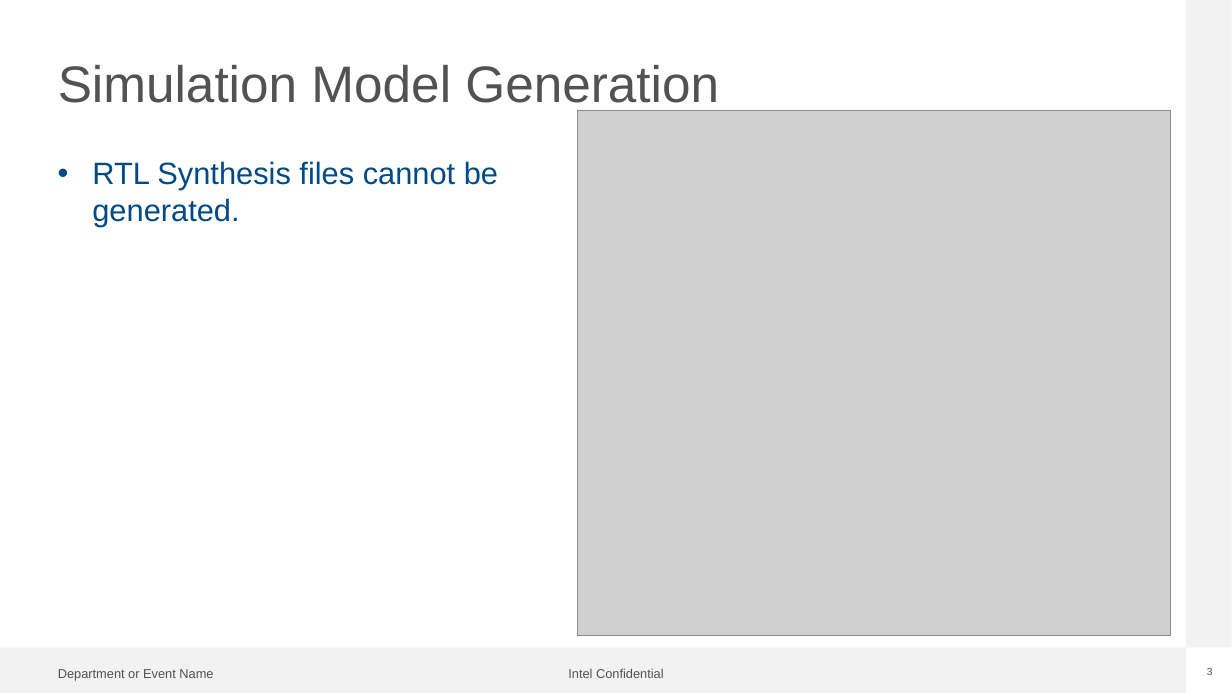
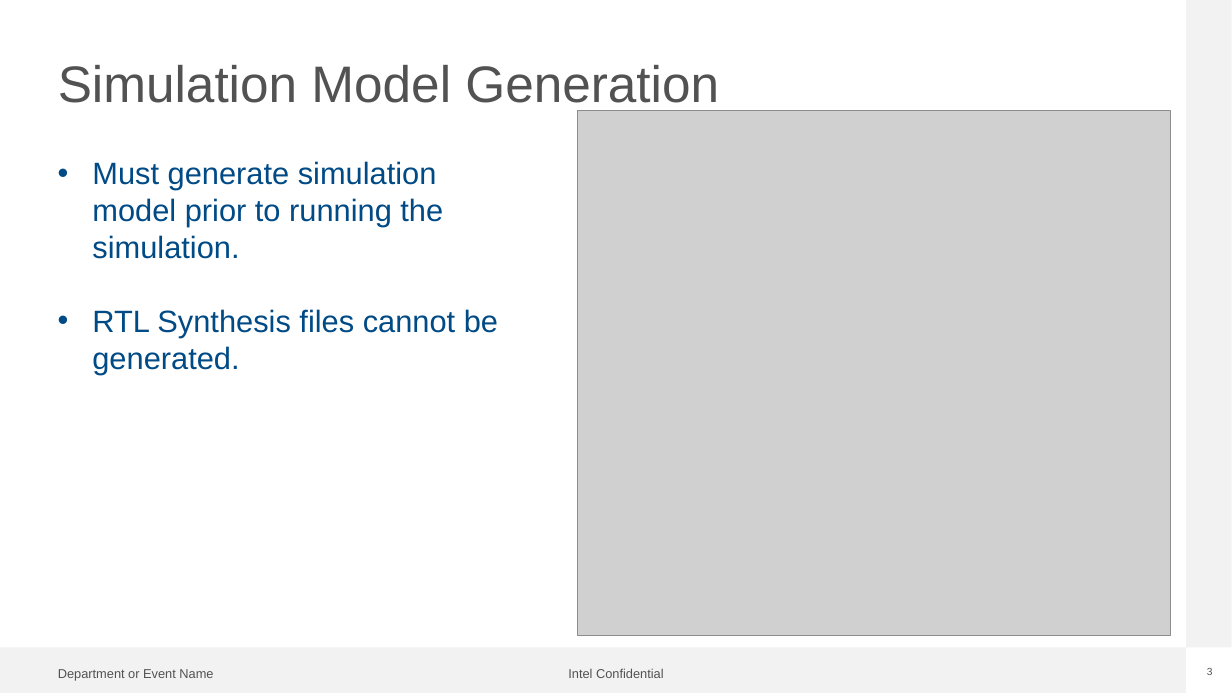
Before and after one commit to kevweldon/HBM2e_AXI_BFM_Simulation, a slide deck: slide 3 of HBM2e Simulation Using an AXI BFM.pptx. Drawn at 1232x693 pixels with LibreOffice and Linux fonts; fonts in the diff are those of the drawing; grey boxes stand for pictures; background and template pictures are left out. Boxes give left, top, right and bottom in pixels: in the first picture for what was removed or moved away, otherwise in the second. Text is boxed around its words. In the diff, an @@ line names an element or a change of style, - is before the commit and + after.

```diff
--- a/HBM2e Simulation Using an AXI BFM.pptx
+++ b/HBM2e Simulation Using an AXI BFM.pptx
@@ text at [92,161,443,259]: paragraph added @@
+• Must generate simulation model prior to running the simulation.
```
